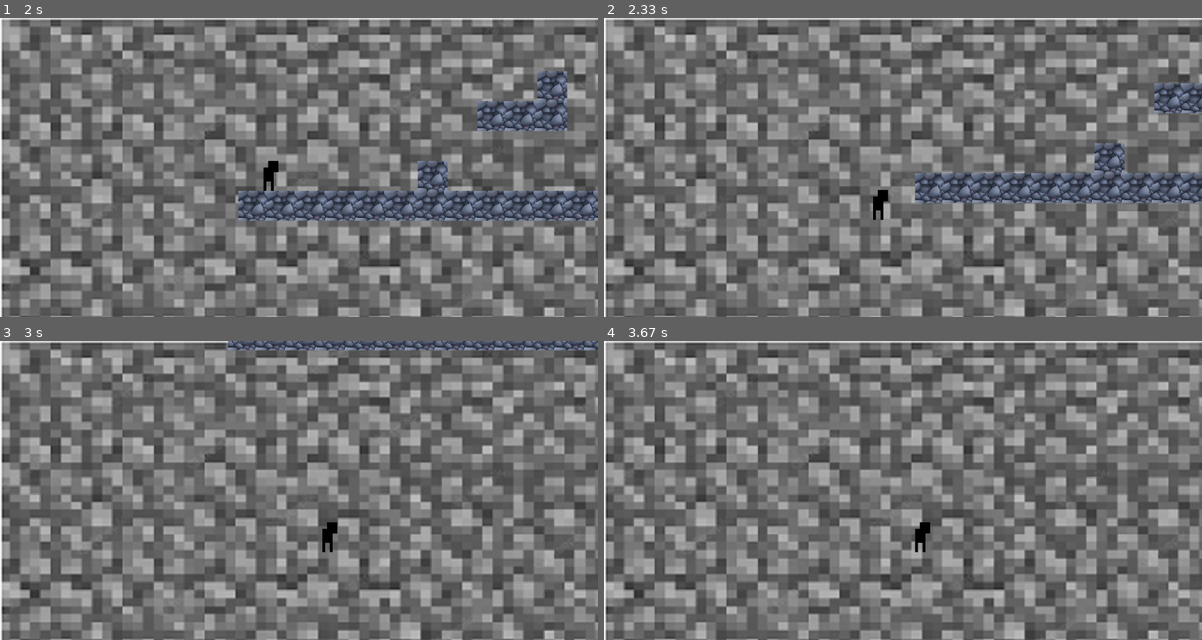
Above: before the commit, frames 1-4 (two rows, left to right).
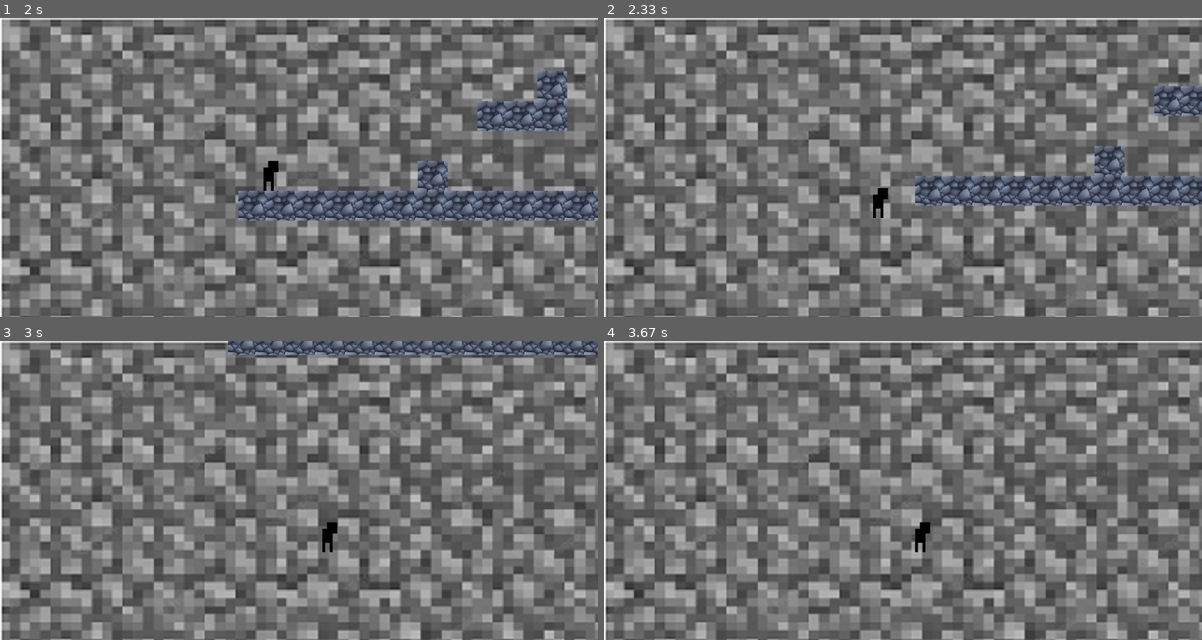
Above: after the commit, the same moments.

Repository: ernur768/pygame_my_first_game
Game: pygame game, started from main.py
Two runs of this game, one before a commit and one after it. Both use one fixed random seed, a clock stepped at 60 frames per second and the inputs below.
Inputs:
- Up to frame 1 (2 s): hold D 0.33-0.8 s; hold D 0.83-1.3 s; hold A 1.33-1.87 s; hold A from 1.9 s (still down)
- Up to frame 2 (2.33 s): release A at 2.3 s
- Up to frame 3 (3 s): hold D 2.33-2.97 s
- Up to frame 4 (3.67 s): hold A 3-3.47 s; hold D from 3.5 s (still down)

Frame 1 is identical in both runs. In frame 2, 4.5% of the frame differs, in the area x 45-100%, y 21-68%; in frame 3, 2.1%; in frame 4, nothing differs.

Commit message:
added animation images

Diff:
--- a/Player.py
+++ b/Player.py
@@ -83,10 +83,6 @@
         self.p_rect.y += self.movement[1]
         collision_types_y, self.p_rect = block_stop_y(tile_rects, self.movement, self.p_rect)
 
-        if collision_types_x['Left'] or collision_types_x['Right']:
-            self.momentum_y = 0
-            self.air_time = 1
-
         if collision_types_y['Bottom']:
             self.momentum_y = 0
             self.air_time = 1
--- a/main.py
+++ b/main.py
@@ -2,6 +2,7 @@
 from Constants import *
 from Level_manager import LevelManager
 from Player import Player
+
 
 if __name__ == '__main__':
     pygame.init()
@@ -17,7 +18,6 @@
     background = pygame.image.load('images/background_v4.png').convert()
 
     while True:
-        screen.fill(WHITE)
         screen.blit(background, (0.01 * (p.p_rect.x - p.scroll[0] - SCREEN_SIZE[0] // 2),
                                  0.01 * (p.p_rect.y - p.scroll[1] - SCREEN_SIZE[1] // 2)))
 
Binary file added: animations/run/run_0.png
Binary file added: animations/run/run_1.png
Binary file added: animations/stand/stand_0.png
Binary file added: animations/stand/stand_1.png
